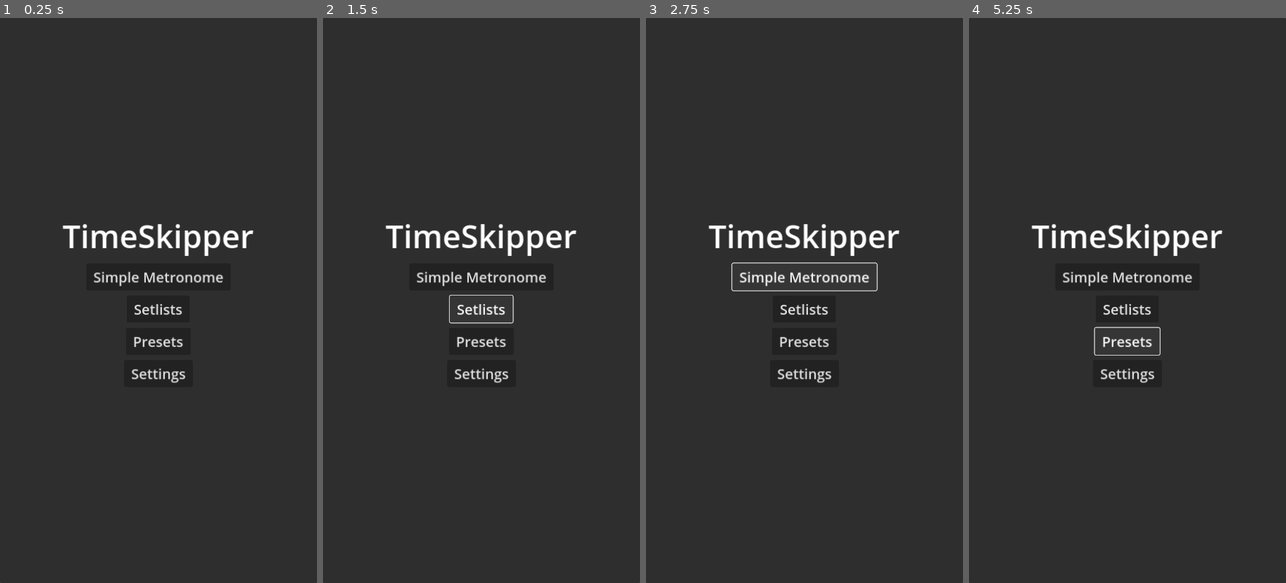
Above: before the commit, frames 1-4 (left to right).
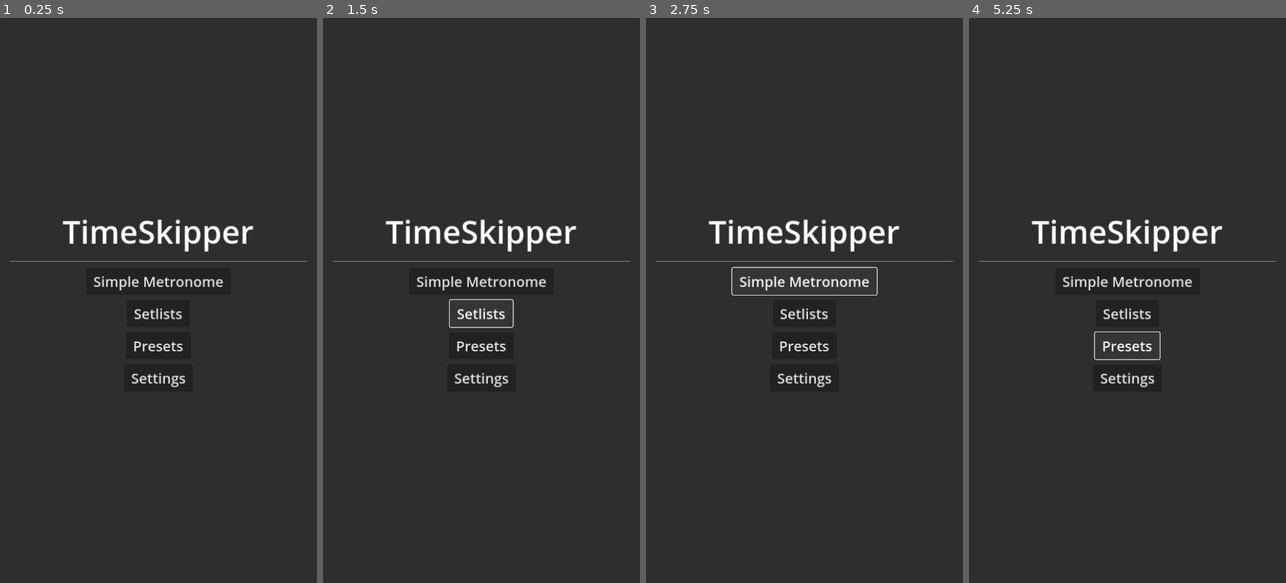
Above: after the commit, the same moments.

Repository: c0linw/timeskipper
Game: Godot game, scene res://scenes/home/home.tscn
Same seed, same stepped clock (60 frames per second), same inputs: the game is played once before the commit and once after it.
Inputs:
- Up to frame 1 (0.25 s): no input
- Up to frame 2 (1.5 s): click "Simple Metronome" at 0.5 s; click "Setlists" at 1.25 s
- Up to frame 3 (2.75 s): click "Simple Metronome" at 2 s
- Up to frame 4 (5.25 s): click "Setlists" at 2.75 s; click "Simple Metronome" at 3.5 s; click "Setlists" at 4.25 s; click "Presets" at 5 s

The runs differ from the first frame. In frame 1, 2.6% of the frame differs, in the area x 3-97%, y 35-66%; in frame 2, 2.8%; in frame 3, 3.0%; in frame 4, 2.8%.

Commit message:
feat(metronome): implement metronome script

Diff:
--- a/project.godot
+++ b/project.godot
@@ -23,6 +23,10 @@
 window/stretch/aspect="expand"
 window/handheld/orientation=1
 
+[gui]
+
+theme/custom="res://themes/main.tres"
+
 [rendering]
 
 renderer/rendering_method="mobile"
--- a/scenes/home/home.tscn
+++ b/scenes/home/home.tscn
@@ -27,6 +27,9 @@
 label_settings = SubResource("LabelSettings_diw2f")
 horizontal_alignment = 1
 
+[node name="HSeparator" type="HSeparator" parent="MarginContainer/VBoxContainer"]
+layout_mode = 2
+
 [node name="SimpleMetronomeButton" type="Button" parent="MarginContainer/VBoxContainer"]
 layout_mode = 2
 size_flags_horizontal = 4
--- /dev/null
+++ b/scenes/simple_metronome/simple_metronome.tscn
@@ -0,0 +1,36 @@
+[gd_scene load_steps=3 format=3 uid="uid://ch4dk0pd0d2t4"]
+
+[ext_resource type="Theme" uid="uid://1xj6w5lkq683" path="res://themes/main.tres" id="1_cs33y"]
+[ext_resource type="Script" path="res://scripts/metronome.gd" id="2_4xkee"]
+
+[node name="PanelContainer" type="PanelContainer"]
+anchors_preset = 15
+anchor_right = 1.0
+anchor_bottom = 1.0
+grow_horizontal = 2
+grow_vertical = 2
+
+[node name="MarginContainer" type="MarginContainer" parent="."]
+layout_mode = 2
+theme = ExtResource("1_cs33y")
+
+[node name="VBoxContainer" type="VBoxContainer" parent="MarginContainer"]
+layout_mode = 2
+
+[node name="LineEdit" type="LineEdit" parent="MarginContainer/VBoxContainer"]
+layout_mode = 2
+size_flags_horizontal = 4
+text = "120"
+alignment = 1
+virtual_keyboard_type = 3
+
+[node name="Button" type="Button" parent="MarginContainer/VBoxContainer"]
+layout_mode = 2
+size_flags_horizontal = 4
+toggle_mode = true
+text = "Play/Pause"
+
+[node name="Metronome" type="Node" parent="."]
+script = ExtResource("2_4xkee")
+
+[connection signal="toggled" from="MarginContainer/VBoxContainer/Button" to="Metronome" method="_on_set_playing"]
--- /dev/null
+++ b/scripts/metronome.gd
@@ -0,0 +1,56 @@
+class_name Metronome
+extends Node
+
+@export var bpm := 120:
+	get:
+		return bpm
+	set(value):
+		playing = false
+		bpm = value
+@export var meter := 4:
+	get:
+		return meter
+	set(value):
+		playing = false
+		meter = value
+var start_time_usec := 0
+var last_time_usec := 0
+var last_beat := -1
+var playing := false:
+	get:
+		return playing
+	set(value):
+		if value:
+			start_time_usec = Time.get_ticks_usec()
+			last_time_usec = start_time_usec
+			last_beat = -1
+		playing = value
+
+signal beat
+
+# Called when the node enters the scene tree for the first time.
+func _ready():
+	pass
+
+
+# Called every frame. 'delta' is the elapsed time since the previous frame.
+func _process(delta):
+	if playing:
+		var current_time_usec := Time.get_ticks_usec()
+		if current_time_usec > last_time_usec:
+			var current_beat = bpm * (current_time_usec - start_time_usec) / 60000000
+			if current_beat > last_beat:
+				emit_signal("beat", beat)
+				last_beat = current_beat
+			last_time_usec = current_time_usec
+
+#region Signal callbacks
+func _on_set_playing(value: bool):
+	playing = value
+
+func _on_set_bpm(new_bpm: int):
+	bpm = new_bpm
+
+func _on_set_meter(new_meter: int):
+	meter = new_meter
+#endregion
--- a/themes/main.tres
+++ b/themes/main.tres
@@ -1,10 +1,11 @@
-[gd_resource type="Theme" load_steps=6 format=3 uid="uid://1xj6w5lkq683"]
+[gd_resource type="Theme" load_steps=7 format=3 uid="uid://1xj6w5lkq683"]
 
 [ext_resource type="StyleBox" uid="uid://qkt7asy4qc1b" path="res://themes/button_stylebox/button_disabled.tres" id="1_0c736"]
 [ext_resource type="StyleBox" uid="uid://cllgcgkb2bsnf" path="res://themes/button_stylebox/button_focus.tres" id="2_j1dhk"]
 [ext_resource type="StyleBox" uid="uid://cbnfbnnbre2m4" path="res://themes/button_stylebox/button_hover.tres" id="3_uarnf"]
 [ext_resource type="StyleBox" uid="uid://c0wgd6kelqt76" path="res://themes/button_stylebox/button_normal.tres" id="4_wvkvq"]
 [ext_resource type="StyleBox" uid="uid://cn5orm14xdlgs" path="res://themes/button_stylebox/button_pressed.tres" id="5_1ugmw"]
+[ext_resource type="StyleBox" uid="uid://g34ovu7fwmq1" path="res://themes/misc_style/hseparator.tres" id="6_gq1g6"]
 
 [resource]
 Button/font_sizes/font_size = 32
@@ -13,6 +14,8 @@
 Button/styles/hover = ExtResource("3_uarnf")
 Button/styles/normal = ExtResource("4_wvkvq")
 Button/styles/pressed = ExtResource("5_1ugmw")
+HSeparator/constants/separation = 8
+HSeparator/styles/separator = ExtResource("6_gq1g6")
 MarginContainer/constants/margin_bottom = 24
 MarginContainer/constants/margin_left = 24
 MarginContainer/constants/margin_right = 24
--- /dev/null
+++ b/themes/misc_style/hseparator.tres
@@ -0,0 +1,9 @@
+[gd_resource type="StyleBoxLine" format=3 uid="uid://g34ovu7fwmq1"]
+
+[resource]
+content_margin_left = 4.0
+content_margin_top = 0.0
+content_margin_right = 4.0
+content_margin_bottom = 0.0
+color = Color(0.5, 0.5, 0.5, 1)
+thickness = 2
